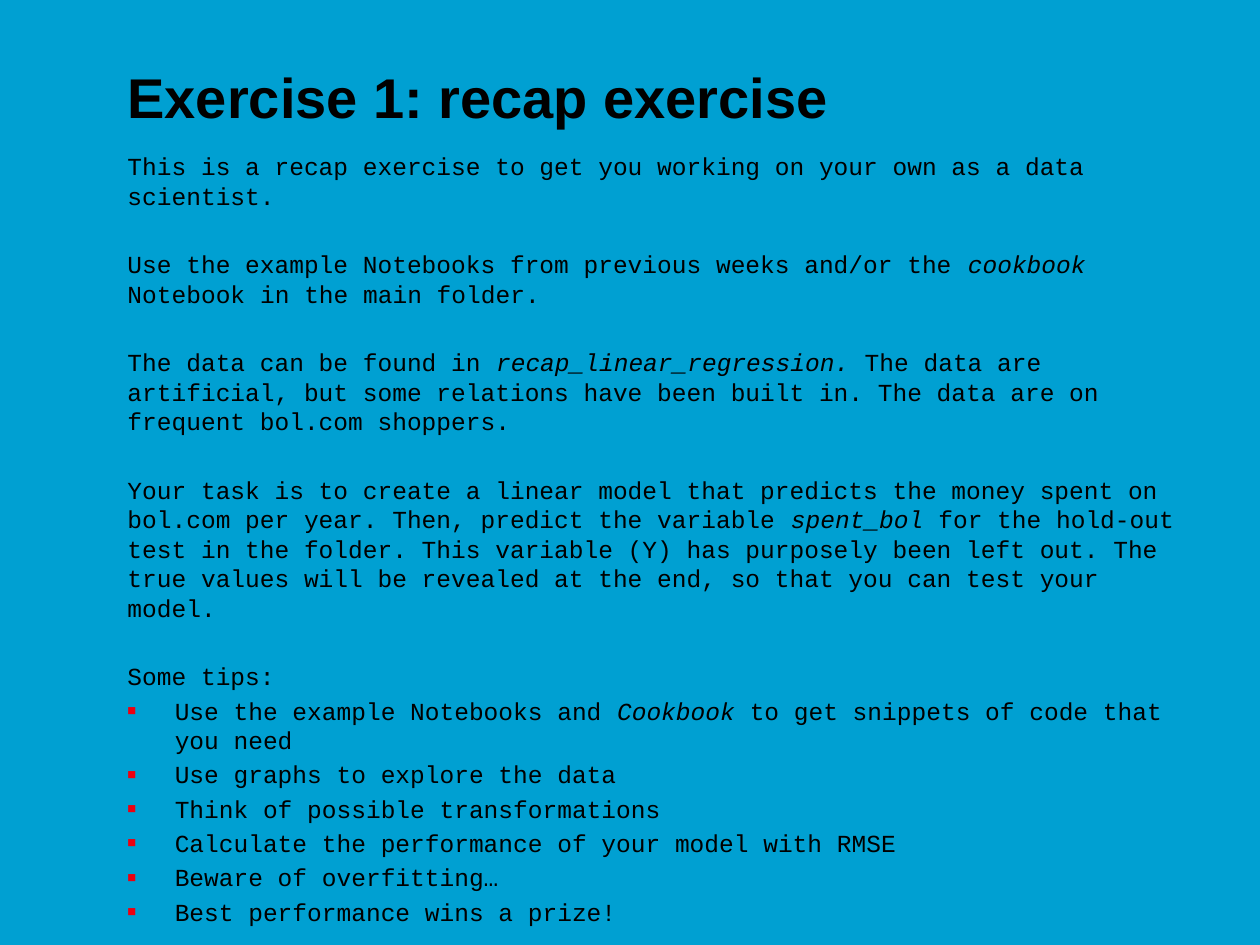
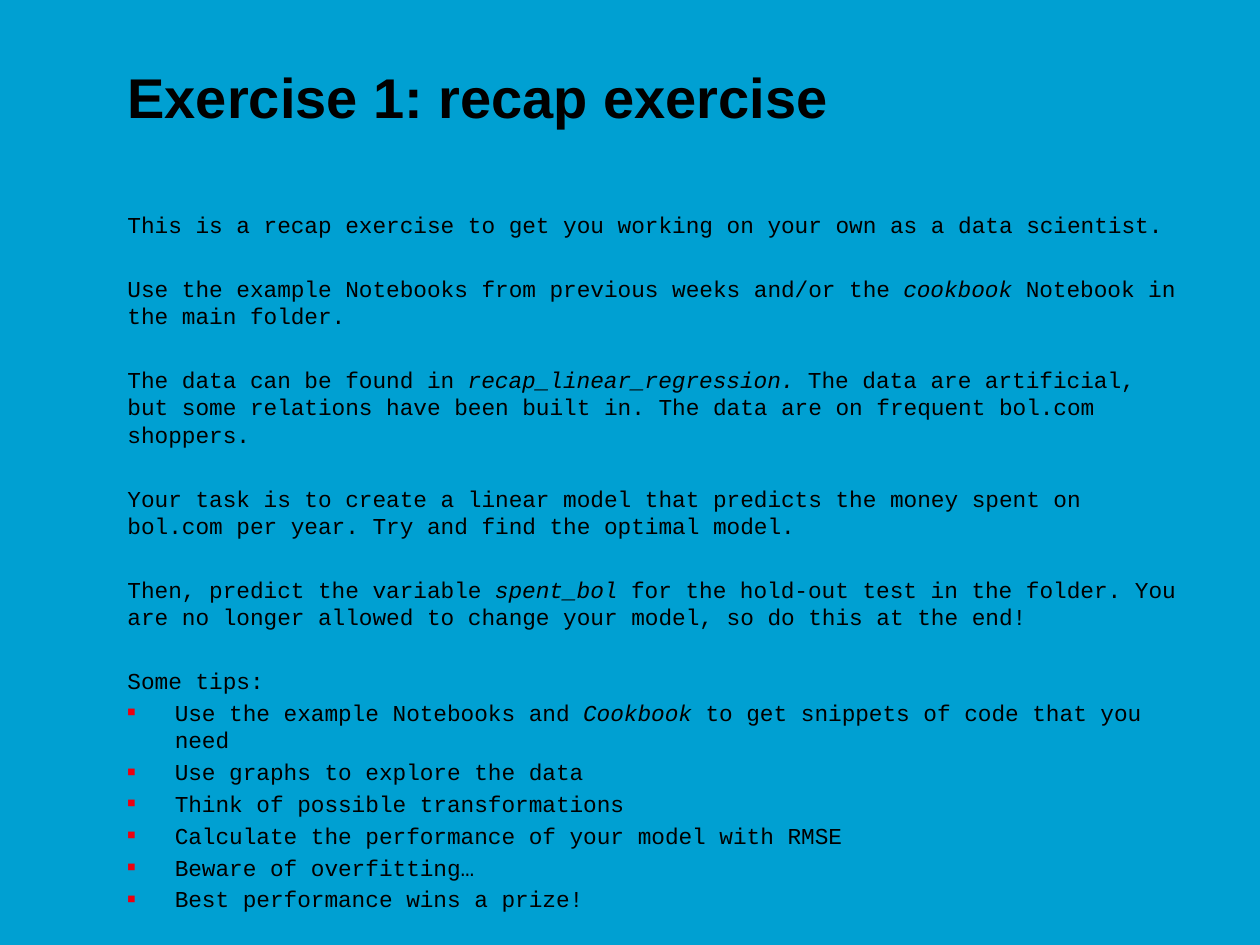
Before and after one commit to jonasmoons/data-driven-learning, a slide deck: slide 11 of slides/Week 4 - introduction to machine learning.pptx. Drawn at 1260x945 pixels with LibreOffice and Linux fonts; fonts in the diff are those of the drawing; background and template pictures are left out. Boxes give left, top, right and bottom in pixels: in the first picture for what was removed or moved away, otherwise in the second. Text is boxed around its words. In the diff, an @@ line names an element or a change of style, - is before the commit and + after.

```diff
--- a/slides/Week 4 - introduction to machine learning.pptx
+++ b/slides/Week 4 - introduction to machine learning.pptx
@@ text "This is a recap exercise ...": place and size @@
-text "This is a recap exercise ..." at (127,157,1174,926)
+text "This is a recap exercise ..." at (127,217,1176,912)
@@ text at (127,217,1175,912): size 14 to 13 pt in "This is a recap exercise to get ...", "Use the example Notebooks from previous weeks ...", "The data can be found in recap_linear_regression. ...", "Some tips:" and 6 more places @@
@@ text at (127,490,1176,630): text changed; size 14 to 13 pt @@
-Your task is to create a linear model that predicts the money spent on bol.com per year. Then, predict the variable spent_bol for the hold-out test in the folder. This variable (Y) has purposely been left out. The true values will be revealed at the end, so that you can test your model.
+Your task is to create a linear model that predicts the money spent on bol.com per year. Try and find the optimal model.
+Then, predict the variable spent_bol for the hold-out test in the folder. You are no longer allowed to change your model, so do this at the end!
```
Also in this commit, not shown: 1 other file.
